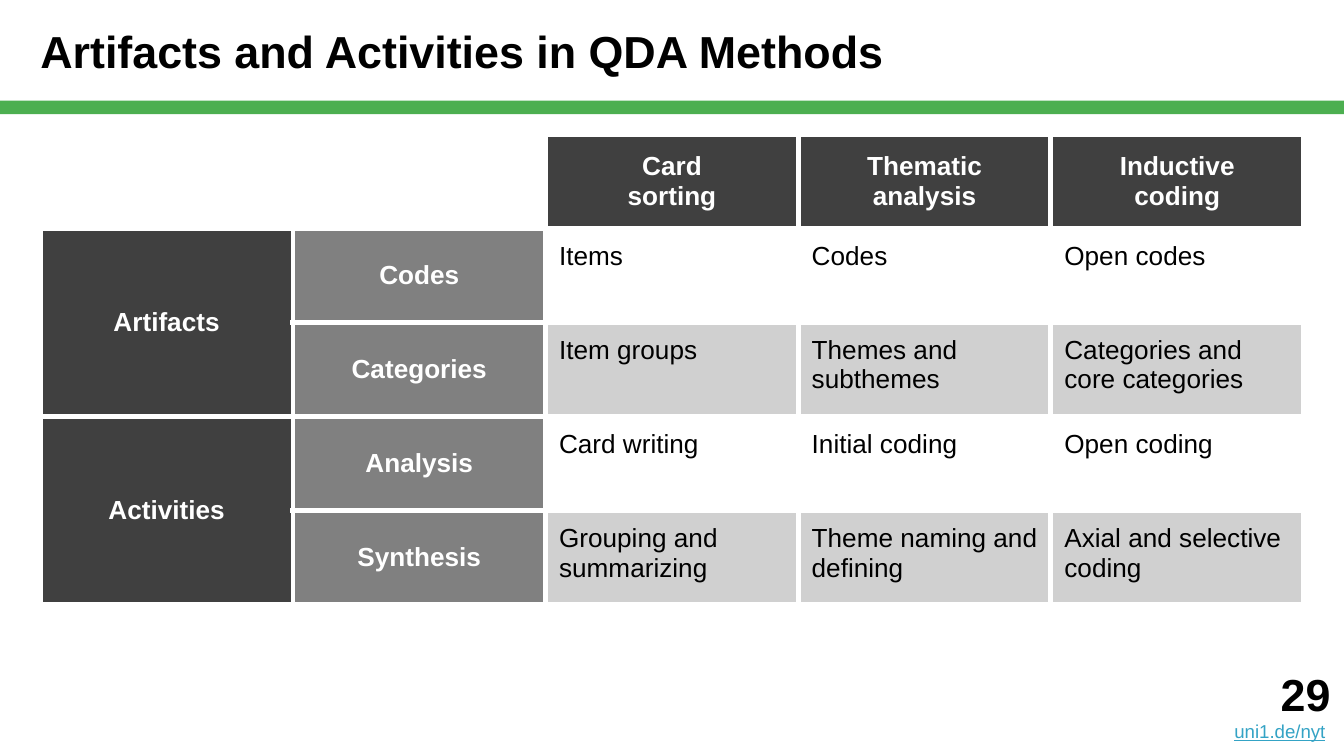
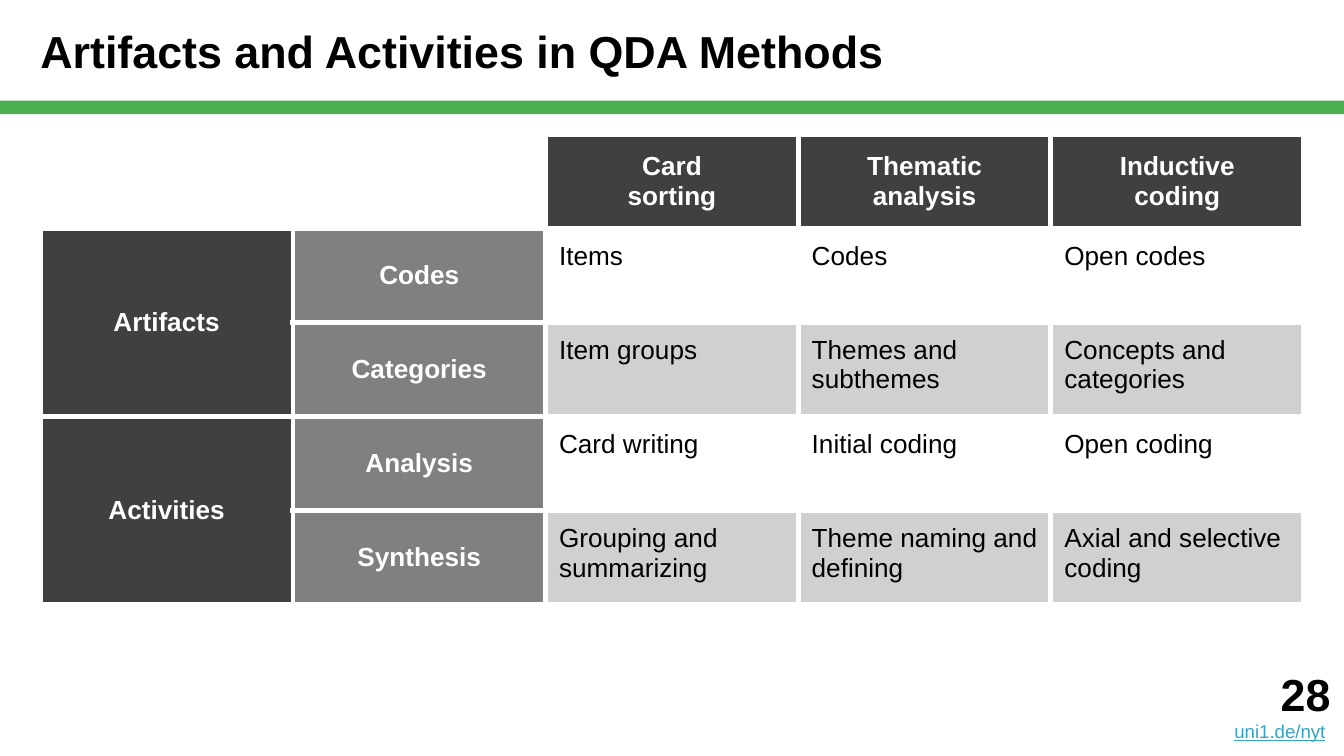
Before and after one commit to dirkriehle/nyt-course, a slide deck: slide 28 of Lecture slides/NYT B03 - Qualitative Data Analysis.pptx (slide 29 before the commit). Drawn at 1344x756 pixels with LibreOffice and Linux fonts; fonts in the diff are those of the drawing. Boxes give left, top, right and bottom in pixels: in the first picture for what was removed or moved away, otherwise in the second. Text is boxed around its words. In the diff, an @@ line names an element or a change of style, - is before the commit and + after.

```diff
--- a/Lecture slides/NYT B03 - Qualitative Data Analysis.pptx
+++ b/Lecture slides/NYT B03 - Qualitative Data Analysis.pptx
@@ table at [40, 134, 1304, 586] @@
-row 3, column 5: Categories and core categories
+row 3, column 5: Concepts and categories
@@ text at [1281, 679, 1331, 712]: text changed @@
-29
+28
```
Also in this commit, not shown: 13 other slides changed, 4 slides added, 3 slides removed, 1 other file.
